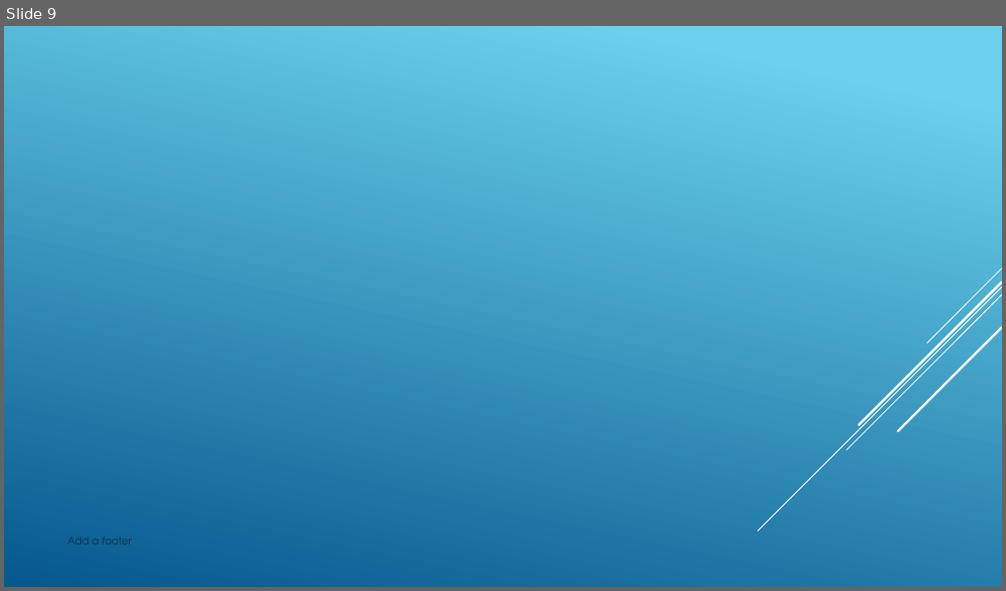
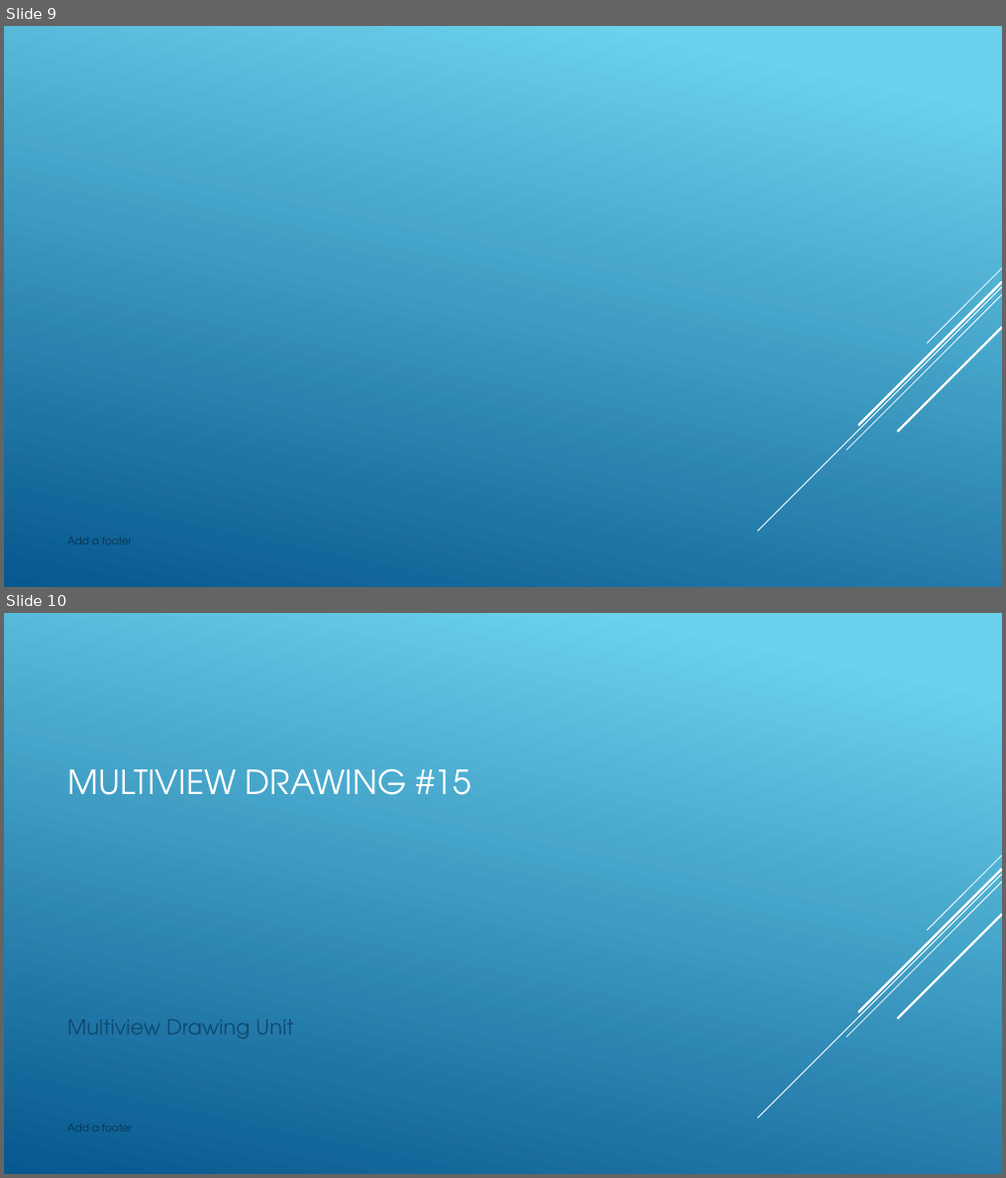
Before and after one commit to nickvertucci/Technology-Education-Curriculum, a slide deck: High School/Design and Drawing for Production/Unit 6 - Multiview Drawing/Section 1 - Intro Multiview Drawings/Assets/U6S1 - Intro Multiview.pptx. Shown one above the other, each under a label of ours: slide 9 before the commit, slides 9 and 10 after it. The pictures are 1006x591 and 1006x1178 pixels, drawn with LibreOffice and Linux fonts; fonts in the diff are those of the drawing; background and template pictures are left out. Boxes give left, top, right and bottom in pixels: in the first picture for what was removed or moved away, otherwise in the second. Text is boxed around its words. In the diff, an @@ line names an element or a change of style, - is before the commit and + after.

```diff
--- a/High School/Design and Drawing for Production/Unit 6 - Multiview Drawing/Section 1 - Intro Multiview Drawings/Assets/U6S1 - Intro Multiview.pptx
+++ b/High School/Design and Drawing for Production/Unit 6 - Multiview Drawing/Section 1 - Intro Multiview Drawings/Assets/U6S1 - Intro Multiview.pptx
@@ slide 10 added at [4,613,1002,1174], background gradient #6ED2EB to #06588E; not listed: 5 template elements that a slide beside it also shows @@
@@ title added at [67,768,471,795], 32 pt, text #FFFFFF @@
+MULTIVIEW DRAWING #15
@@ text added at [67,1020,293,1039], 20 pt, text #0F496F @@
+Multiview Drawing Unit
@@ text added at [67,1124,132,1132], 10 pt, text #0A304A @@
+Add a footer
```
Also in this commit, not shown: 1 other slide added, 3 other files.
